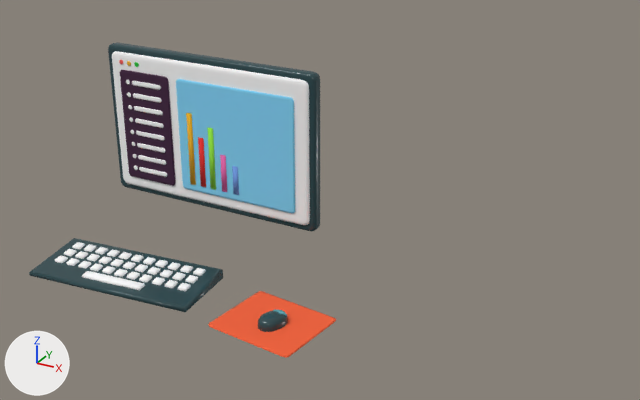
A saved change to the glTF model three/alcom.glb.
Camera for both pictures: a 50 mm camera at (2.05, -2.8, 1.77) aimed at (0.61, -0.17, 0.46). The lights are fixed; the arrows at lower left show +X, +Y and +Z. Where no turn or scale is listed for an object, it has been applied to the vertices.

In view in the first picture: 'game', 'game_toplist', 'game_toplist_item', 'graphs', 'keyboard', 'keyboard_key', 'monitor', 'monitor_screen', 'mouse_pad'.
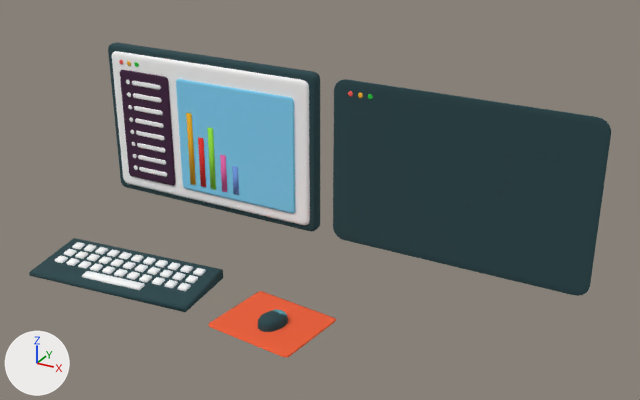
Changed parts and their boxes (x1, y1, x2, y2) in the pictures (640 x 400 px):
'Cube', added (cyan): after (333, 79, 611, 296)
'toolbar.001', added: after (348, 91, 373, 99)

The change, as a diff of the scene's bpy script:
```diff
--- a/three/alcom.glb.py
+++ b/three/alcom.glb.py
@@ me_cube_011 @@
+me_cube_011.from_pydata(...)  # 192 vertices, 380 faces; spans x -0.5..0.5, y -0.005..0.005, z -0.325..0.325
+me_cube_011.materials.append(mat_monitor)  # dark cyan #28464b
@@ ob_toolbar_001 @@
+ob_toolbar_001 = bpy.data.objects.new('toolbar.001', me_cylinder_001.copy())  # the mesh of ob_toolbar
+ob_toolbar_001.location = (0.68, -0.005, 0.826)
@@ ob_cube @@
+ob_cube = bpy.data.objects.new('Cube', me_cube_011)
+ob_cube.location = (1.07, 0.0, 0.55)
```
